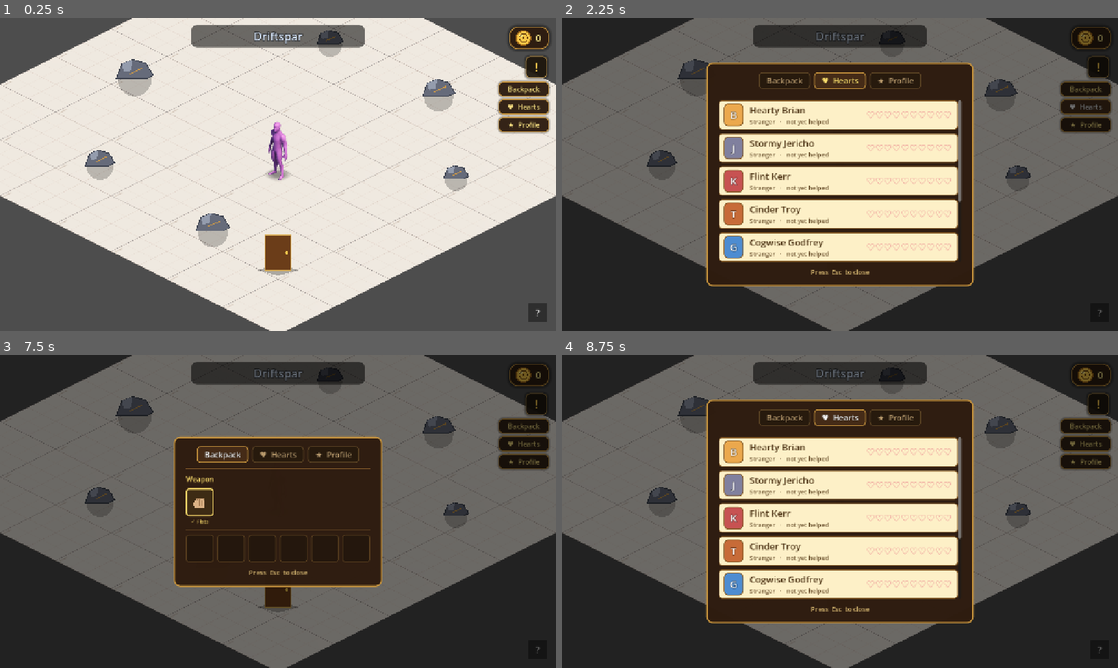
Above: before the commit, frames 1-4 (two rows, left to right).
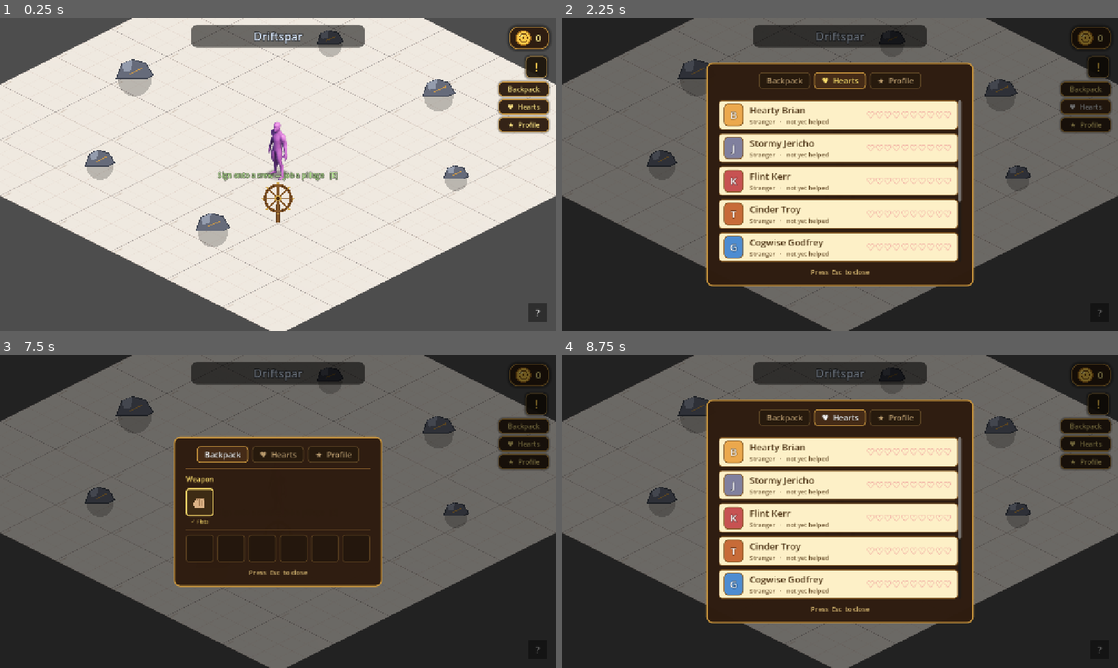
Above: after the commit, the same moments.

Repository: TairoyZone/shivaliva-shanty
Game: Godot game, scene res://levels/frontier_isle/frontier_isle.tscn
Same seed, same stepped clock (60 frames per second), same inputs: the game is played once before the commit and once after it. This scene is started directly instead of the project's main scene.
Inputs:
- Up to frame 1 (0.25 s): no input
- Up to frame 2 (2.25 s): click "!" at 0.5 s; click "X" at 1.25 s; click "♥ Hearts" at 2 s
- Up to frame 3 (7.5 s): click "★ Profile" at 2.75 s; click "♥ Hearts" at 3.5 s; click "★ Profile" at 4.25 s; click "♥ Hearts" at 5 s; click "?" at 5.75 s; click "Backpack" at 6.5 s; click "Backpack" at 7.25 s
- Up to frame 4 (8.75 s): click "♥ Hearts" at 8 s

The runs differ from the first frame. In frame 1, 1.2% of the frame differs, in the area x 39-61%, y 48-83%; in frame 2, less than 0.1%; in frame 3, 0.4%; in frame 4, less than 0.1%.

Commit message:
feat(voyage): the return trip — fare option + Driftspar helm
Chunk 2 of the inter-island voyage chart. The destination is always the
nearest OTHER island, so the loop needs a way back from Driftspar.

- VoyagesBoard now offers a FARE row above the crews: a cheap straight
  ride to the nearest island (no pillaging), for when you just want to
  travel. Disabled + labelled "Need N gold" when you cannot afford it.
- Driftspar gets a SkyHelm (replacing the free walk-south door) so you
  can launch a voyage / pay fare back toward Cradle Rock. _destination_
  island() already keys off frontier_isle in voyage_home_scene, so the
  helm there routes home automatically.
- Updated the Driftspar "?" help to point at the helm.

Cradle Rock <-> Driftspar now round-trips under one system.

Co-Authored-By: Claude Opus 4.8 <noreply@anthropic.com>

Diff:
--- a/interface/voyages_board/voyages_board.gd
+++ b/interface/voyages_board/voyages_board.gd
@@ -15,6 +15,9 @@
 const ISLAND_DRIFTSPAR : Dictionary = {"name": "Driftspar", "scene": "res://levels/frontier_isle/frontier_isle.tscn"}
 const LEGS_MIN : int = 2
 const LEGS_MAX : int = 4
+## Direct paid passage to the nearest island (skips the pillage) — the "fare" alternative to
+## jobbing a crew. Cheap: it's just a ride, where pillaging EARNS gold.
+const FARE_GOLD : int = 20
 
 
 # The nearest OTHER island from where the player launched (the helm stored that in
@@ -82,7 +85,8 @@
 
 	_clear_content()
 	_content.add_child(_make_title("VOYAGES — PILLAGING WITH A CREW"))
-	_content.add_child(_make_caption("These crews are seeking a hand to pillage the high skies. Sign on for a cut of the booty."))
+	_content.add_child(_make_caption("These crews are seeking a hand to pillage the high skies. Sign on for a cut of the booty — or just buy fare for a straight ride."))
+	_content.add_child(_make_fare_row(_destination_island()))
 	for crew in CREWS:
 		_content.add_child(_make_crew_row(crew))
 	_content.add_child(_make_caption("You job a single station and fight the boarding; you can't strand yourself."))
@@ -161,6 +165,42 @@
 	if get_tree() != null:
 		get_tree().paused = false
 	get_tree().change_scene_to_file(SHIP_DECK_SCENE)
+
+
+# --- Fare: direct paid passage (no pillage) --------------------------
+
+func _make_fare_row(dest: Dictionary) -> PanelContainer:
+
+	var row_panel : PanelContainer = PanelContainer.new()
+	row_panel.add_theme_stylebox_override("panel", _row_style())
+	var row : HBoxContainer = HBoxContainer.new()
+	row.add_theme_constant_override("separation", 10)
+	row_panel.add_child(row)
+	var info : Label = Label.new()
+	info.text = "Buy fare — a straight ride to %s, no pillaging.   %d gold" % [String(dest["name"]), FARE_GOLD]
+	info.add_theme_font_size_override("font_size", 15)
+	info.add_theme_color_override("font_color", Color(0.86, 0.92, 1.0, 1.0))
+	info.size_flags_horizontal = Control.SIZE_EXPAND_FILL
+	row.add_child(info)
+	var can_afford : bool = PlayerState.total_coins >= FARE_GOLD
+	var fare : Button = _make_button("Pay fare" if can_afford else "Need %d gold" % FARE_GOLD,
+		Color(0.80, 1.0, 0.66, 1.0) if can_afford else Color(0.72, 0.72, 0.76, 1.0))
+	fare.disabled = not can_afford
+	if can_afford:
+		fare.pressed.connect(_on_fare.bind(dest))
+	row.add_child(fare)
+	return row_panel
+
+
+func _on_fare(dest: Dictionary) -> void:
+
+	if PlayerState.total_coins < FARE_GOLD:
+		return
+	PlayerState.add_coins(-FARE_GOLD)
+	PlayerState.pillage_phase = 0   # a straight ride — no pillage state on the far side
+	if get_tree() != null:
+		get_tree().paused = false
+	get_tree().change_scene_to_file(String(dest["scene"]))
 
 
 func _on_cancel() -> void:
--- a/levels/frontier_isle/frontier_isle.tscn
+++ b/levels/frontier_isle/frontier_isle.tscn
@@ -2,8 +2,8 @@
 
 [ext_resource type="Script" path="res://levels/frontier_isle/frontier_isle.gd" id="1_isle"]
 [ext_resource type="TileSet" uid="uid://ttl82eyaqrvu" path="res://assets/iso/isometric_tileset.tres" id="2_ts"]
-[ext_resource type="PackedScene" uid="uid://blr4e33qxprt2" path="res://levels/door/door.tscn" id="3_door"]
 [ext_resource type="PackedScene" path="res://levels/mine/boulder.tscn" id="4_boulder"]
+[ext_resource type="PackedScene" path="res://buildings/skydock/sky_helm/sky_helm.tscn" id="5_helm"]
 
 [sub_resource type="StyleBoxFlat" id="banner_style"]
 content_margin_left = 28.0
@@ -56,13 +56,9 @@
 position = Vector2(-150, 210)
 size_variation = 1.15
 
-[node name="ToShore" parent="YSortNode2D" instance=ExtResource("3_door")]
-position = Vector2(0, 300)
-target_scene = "res://levels/shore/shore.tscn"
-target_spawn_anchor = "SkydockDoor"
-marker_label = "Sail back to Cradle Rock"
-interact_message = ""
-spawn_offset = Vector2(0, -60)
+[node name="SkyHelm" parent="YSortNode2D" instance=ExtResource("5_helm")]
+position = Vector2(0, 190)
+marker_label = "The helm — voyage back toward Cradle Rock"
 
 [node name="UI" type="CanvasLayer" parent="."]
 layer = 5
@@ -104,7 +100,8 @@
 tooltip_text = "Driftspar — a frontier rock
 
 • You sailed here. Nothing's been built on it yet…
-• Walk south to sail back to Cradle Rock"
+• Take the HELM (just south) to voyage back toward Cradle Rock
+• Pillage a crew for booty, or pay a small fare for a straight ride"
 focus_mode = 0
 theme_override_font_sizes/font_size = 22
 text = "?"
